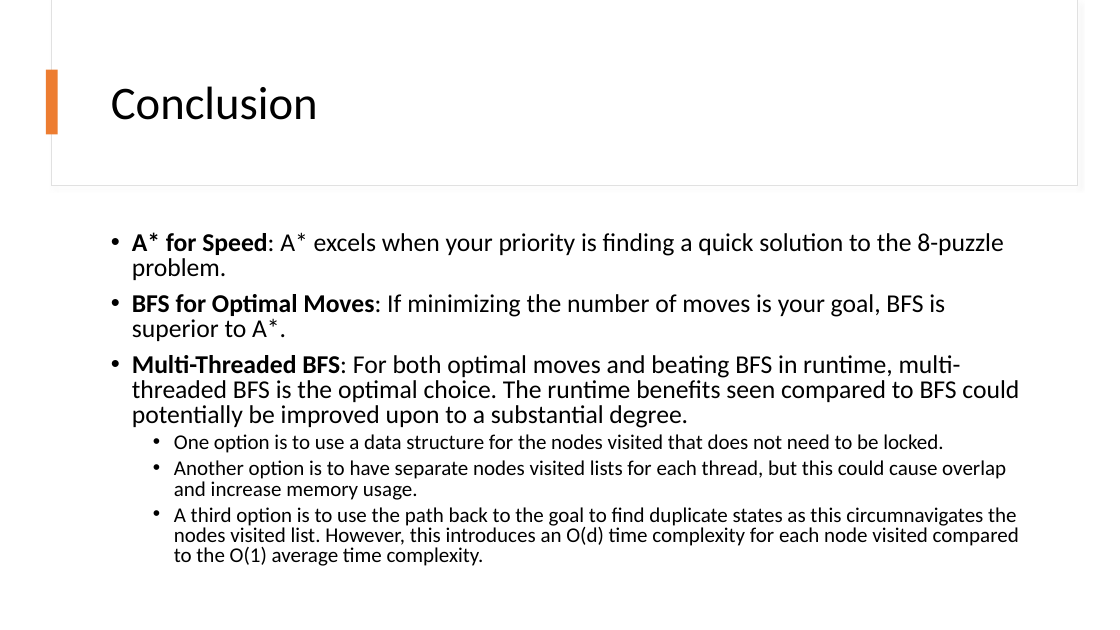
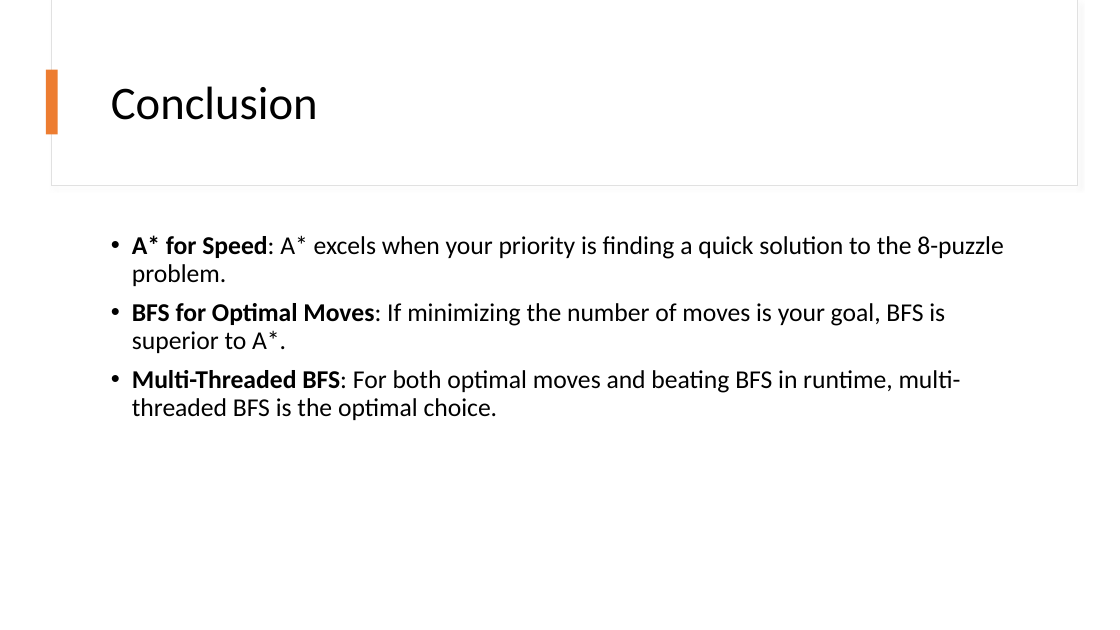
Before and after one commit to danieltebor/cs4306-course-project, a slide deck: slide 17 of docs/cs4306-course-project-presentation.pptx. Drawn at 1120x630 pixels with LibreOffice and Linux fonts; fonts in the diff are those of the drawing. Boxes give left, top, right and bottom in pixels: in the first picture for what was removed or moved away, otherwise in the second. Text is boxed around its words. In the diff, an @@ line names an element or a change of style, - is before the commit and + after.

Commit message:
Significantly Optimized Multithreaded BFS

```diff
--- a/docs/cs4306-course-project-presentation.pptx
+++ b/docs/cs4306-course-project-presentation.pptx
@@ text at (132, 235, 1004, 353): line spacing 0.8 to 0.9 @@
@@ text at (132, 370, 961, 420): text changed; size 18 to 22 pt @@
-• Multi-Threaded BFS: For both optimal moves and beating BFS in runtime, multi-threaded BFS is the optimal choice. The runtime benefits seen compared to BFS could potentially be improved upon to a substantial degree.
-  • One option is to use a data structure for the nodes visited that does not need to be locked.
-  • Another option is to have separate nodes visited lists for each thread, but this could cause overlap and increase memory usage.
-  • A third option is to use the path back to the goal to find duplicate states as this circumnavigates the nodes visited list. However, this introduces an O(d) time complexity for each node visited compared to the O(1) average time complexity.
+• Multi-Threaded BFS: For both optimal moves and beating BFS in runtime, multi-threaded BFS is the optimal choice.
```
Also in this commit, not shown: 9 other slides changed, 1 slide added, 17 other files.
